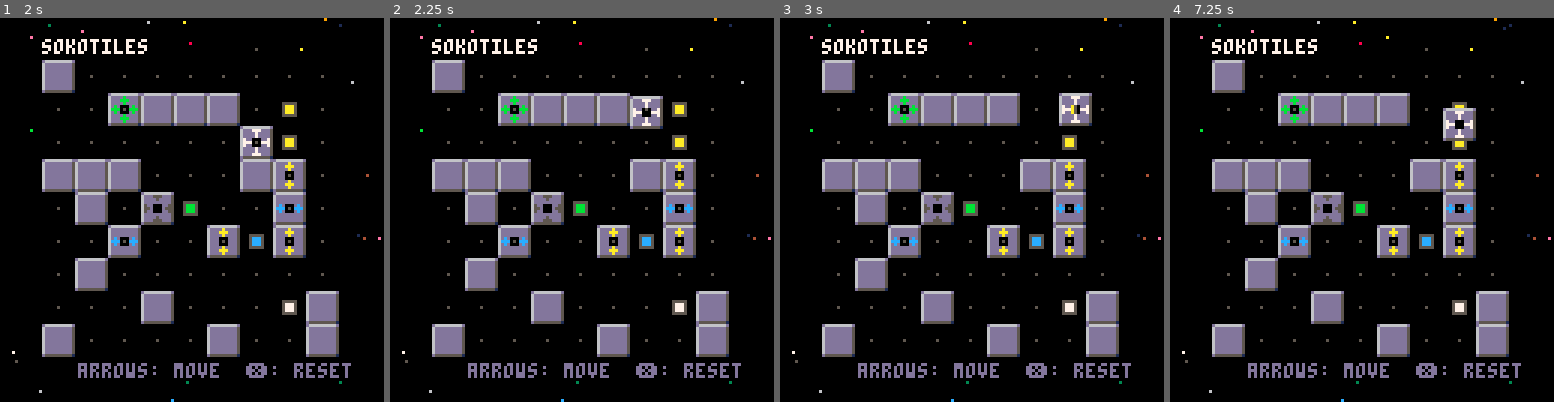
Above: before the commit, frames 1-4 (left to right).
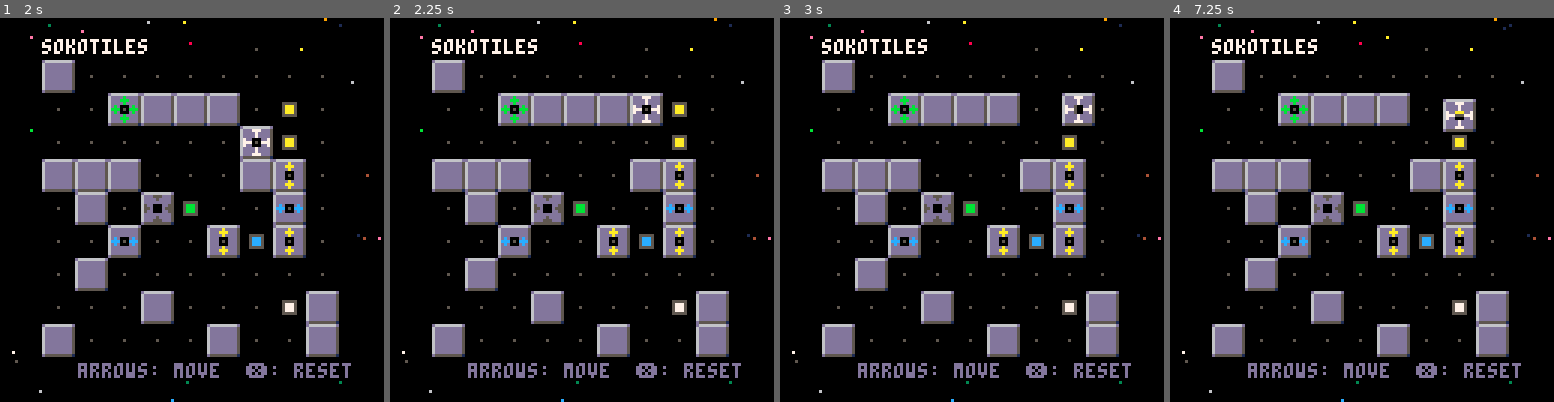
Above: after the commit, the same moments.

Repository: schoblaska/pico-8
Game: PICO-8 cartridge src/sokotiles.p8
The game is run twice, just before and just after one commit, with the same random seed, the same clock (stepped at 60 frames per second) and the same inputs.
Inputs:
- Up to frame 1 (2 s): tap X (X key) at 0.33, 1.07, 1.85 s; tap O (Z key) at 0.7, 1.7 s; hold Right from 1.6 s (still down)
- Up to frame 2 (2.25 s): release Right at 2.1 s; tap O (Z key) at 2.1 s; hold Up from 2.15 s (still down)
- Up to frame 3 (3 s): release Up at 2.42 s; hold Right from 2.47 s (still down); tap O (Z key) at 2.5, 2.9 s; tap X (X key) at 2.97 s
- Up to frame 4 (7.25 s): release Right at 3.03 s; hold Left 3.08-3.58 s; tap O (Z key) every 0.4 s from 3.3 to 6.9 s; hold Down 3.63-3.97 s; hold Right 4.02-4.68 s; tap X (X key) at 4.08, 5.2, 6.32 s; hold Up 4.73-5.03 s; hold Left 5.08-5.68 s; hold Down 5.73-6.03 s; hold Right 6.08-6.58 s; hold Right 6.63-7.13 s; hold Up from 7.18 s (still down)

Frame 1 is identical in both runs. In frame 2, 0.4% of the frame differs, in the area x 62-72%, y 19-29%; in frame 3, 0.4%; in frame 4, 0.8%, in the area x 71-80%, y 21-33%.

Commit message:
faster animation

Diff:
--- a/src/sokotiles.p8
+++ b/src/sokotiles.p8
@@ -278,13 +278,13 @@
 function update_animations()
   for tile in all(tiles) do
     if tile.x_offset ~= 0 and sgn(tile.x_offset) == 1 then
-      tile.x_offset = max(tile.x_offset - sgn(tile.x_offset) * 2, 0)
+      tile.x_offset = max(tile.x_offset - sgn(tile.x_offset) * 3, 0)
     elseif tile.x_offset ~= 0 and sgn(tile.x_offset) == -1 then
-      tile.x_offset = min(tile.x_offset - sgn(tile.x_offset) * 2, 0)
+      tile.x_offset = min(tile.x_offset - sgn(tile.x_offset) * 3, 0)
     elseif tile.y_offset ~= 0 and sgn(tile.y_offset) == 1 then
-      tile.y_offset = max(tile.y_offset - sgn(tile.y_offset) * 2, 0)
+      tile.y_offset = max(tile.y_offset - sgn(tile.y_offset) * 3, 0)
     elseif tile.y_offset ~= 0 and sgn(tile.y_offset) == -1 then
-      tile.y_offset = min(tile.y_offset - sgn(tile.y_offset) * 2, 0)
+      tile.y_offset = min(tile.y_offset - sgn(tile.y_offset) * 3, 0)
     end
   end
 end
